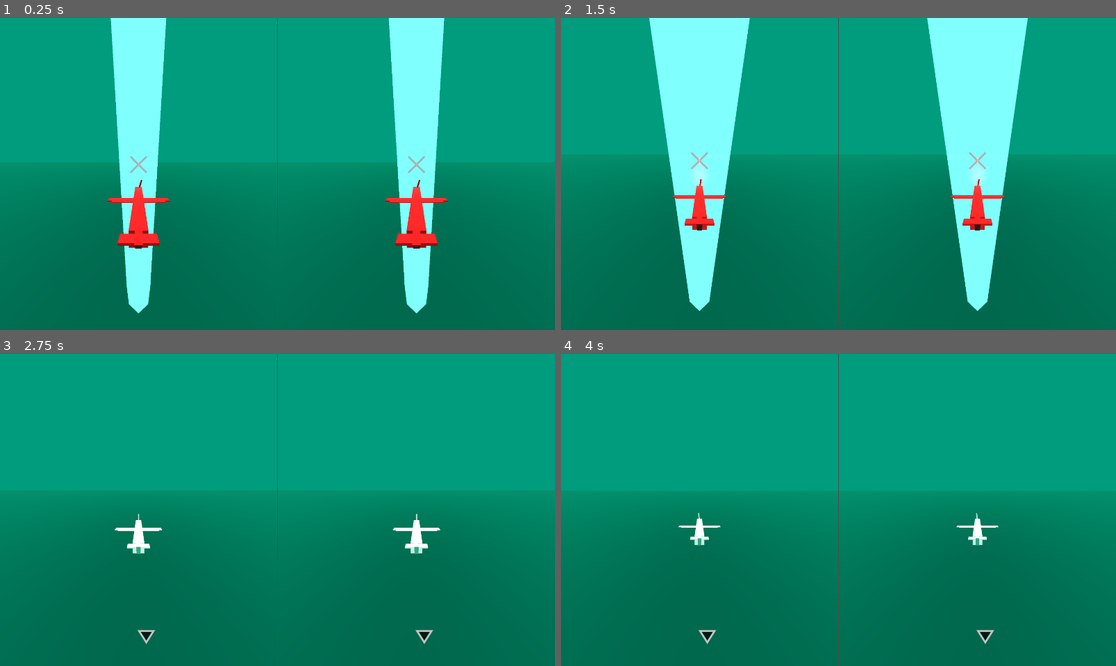
Above: before the commit, frames 1-4 (two rows, left to right).
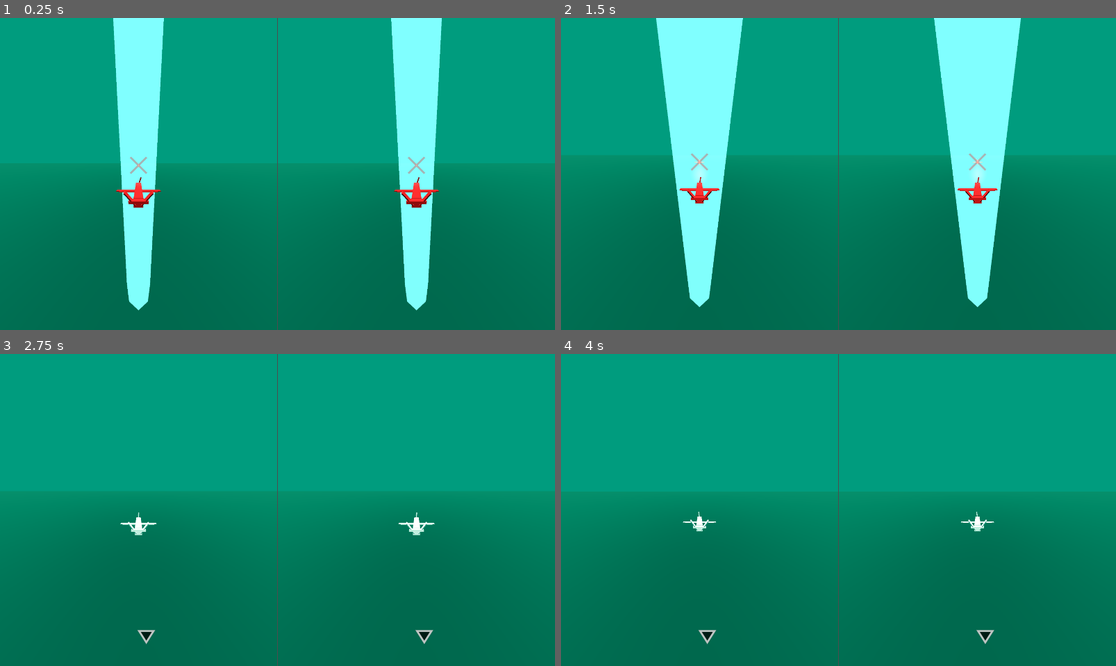
Above: after the commit, the same moments.

Repository: proximadams/Paper-Pilots
Game: Godot game, scene res://scenes/level.tscn
The game is run twice, just before and just after one commit, with the same random seed, the same clock (stepped at 60 frames per second) and the same inputs.
Inputs:
- Up to frame 1 (0.25 s): no input
- Up to frame 2 (1.5 s): no input
- Up to frame 3 (2.75 s): no input
- Up to frame 4 (4 s): no input

The runs differ from the first frame. In frame 1, 2.9% of the frame differs, in the area x 19-81%, y 0-95%; in frame 2, 3.8%, in the area x 15-85%, y 0-94%; in frame 3, 0.6%; in frame 4, 0.4%.

Commit message:
reshape player

Diff:
--- a/scenes/level.tscn
+++ b/scenes/level.tscn
@@ -56,7 +56,7 @@
 enemyPlayer = NodePath("../Player2")
 
 [node name="CameraFollow" type="Node3D" parent="Player1"]
-transform = Transform3D(1, 0, 0, 0, 1, 0, 0, 0, 1, 0, 3.5, -5)
+transform = Transform3D(1, 0, 0, 0, 1, 0, 0, 0, 1, 0, 3.5, -7.5)
 
 [node name="CameraLookAt" type="Node3D" parent="Player1"]
 transform = Transform3D(1, 0, 0, 0, 1, 0, 0, 0, 1, 0, 0, 20)
@@ -67,7 +67,7 @@
 playerID = 2
 
 [node name="CameraFollow" type="Node3D" parent="Player2"]
-transform = Transform3D(1, 0, 0, 0, 1, 0, 0, 0, 1, 0, 3.5, -5)
+transform = Transform3D(1, 0, 0, 0, 1, 0, 0, 0, 1, 0, 3.5, -7.5)
 
 [node name="CameraLookAt" type="Node3D" parent="Player2"]
 transform = Transform3D(1, 0, 0, 0, 1, 0, 0, 0, 1, 0, 0, 20)
@@ -92,7 +92,7 @@
 render_target_update_mode = 4
 
 [node name="Camera3D" type="Camera3D" parent="GridContainer/p1SubViewportContainer/SubViewport" node_paths=PackedStringArray("followTarget", "lookAtTarget", "player", "enemyOffscreen", "enemyOnscreen")]
-transform = Transform3D(1, 0, 0, 0, 0.886204, 0.463296, 0, -0.463296, 0.886204, 0, 3.5, 35)
+transform = Transform3D(1, 0, 0, 0, 0.886204, 0.463296, 0, -0.463296, 0.886204, 0, 3.5, 37.5)
 current = true
 fov = 135.0
 script = ExtResource("1_w7c3h")
@@ -118,7 +118,7 @@
 render_target_update_mode = 4
 
 [node name="Camera3D" type="Camera3D" parent="GridContainer/p2SubViewportContainer/SubViewport" node_paths=PackedStringArray("followTarget", "lookAtTarget", "player", "enemyOffscreen", "enemyOnscreen")]
-transform = Transform3D(-1, 4.05026e-08, -7.74744e-08, 0, 0.886204, 0.463296, 8.74228e-08, 0.463296, -0.886204, 0, 3.5, -35)
+transform = Transform3D(-1, 4.05026e-08, -7.74744e-08, 0, 0.886204, 0.463296, 8.74228e-08, 0.463296, -0.886204, 0, 3.5, -37.5)
 current = true
 fov = 135.0
 script = ExtResource("1_w7c3h")
--- a/scenes/player.tscn
+++ b/scenes/player.tscn
@@ -12,7 +12,7 @@
 height = 5.5
 
 [sub_resource type="BoxMesh" id="BoxMesh_u8vuu"]
-size = Vector3(0.9, 0.9, 6)
+size = Vector3(0.9, 0.9, 5.5)
 
 [sub_resource type="BoxMesh" id="BoxMesh_3vyb7"]
 size = Vector3(0, 0.9, 6)
@@ -30,10 +30,10 @@
 size = Vector3(3, 0.2, 0.01)
 
 [sub_resource type="BoxMesh" id="BoxMesh_tuyoq"]
-size = Vector3(0.3, 1.25, 0.5)
+size = Vector3(0.1, 2, 0.3)
 
 [sub_resource type="BoxMesh" id="BoxMesh_fjrip"]
-size = Vector3(1.6, 0.1, 0.35)
+size = Vector3(1.7, 0.2, 0.5)
 
 [sub_resource type="StandardMaterial3D" id="StandardMaterial3D_3vyb7"]
 blend_mode = 1
@@ -176,6 +176,7 @@
 [node name="MainBody" type="Node3D" parent="Rectangles"]
 
 [node name="MainBodyHorizontal" type="MeshInstance3D" parent="Rectangles/MainBody"]
+transform = Transform3D(1, 0, 0, 0, 1, 0, 0, 0, 1, 0, 0, 0.25)
 mesh = SubResource("BoxMesh_u8vuu")
 skeleton = NodePath("../../..")
 surface_material_override/0 = ExtResource("2_g2els")
@@ -235,13 +236,18 @@
 
 [node name="Tail" type="Node3D" parent="Rectangles"]
 
-[node name="Vertical" type="MeshInstance3D" parent="Rectangles/Tail"]
-transform = Transform3D(1, 0, 0, 0, 0.866025, 0.5, 0, -0.5, 0.866025, 0, 0.17, -3.1)
+[node name="Vertical1" type="MeshInstance3D" parent="Rectangles/Tail"]
+transform = Transform3D(0.913574, 0.406673, -1.49012e-08, -0.352189, 0.791178, 0.5, 0.203337, -0.456787, 0.866025, 0.677, 0.553, -2.85)
 mesh = SubResource("BoxMesh_tuyoq")
 skeleton = NodePath("../../..")
 
+[node name="Vertical2" type="MeshInstance3D" parent="Rectangles/Tail"]
+transform = Transform3D(0.913545, -0.406736, 0, 0.352244, 0.791153, 0.5, -0.203368, -0.456773, 0.866025, -0.677, 0.553, -2.85)
+mesh = SubResource("BoxMesh_tuyoq")
+skeleton = NodePath("../../..")
+
 [node name="Horizontal" type="MeshInstance3D" parent="Rectangles/Tail"]
-transform = Transform3D(1, 0, 0, 0, 1, 0, 0, 0, 1, 0, 0.4, -3.3)
+transform = Transform3D(1, 0, 0, 0, 1, 0, 0, 0, 1, 0, 0.3, -2.75)
 mesh = SubResource("BoxMesh_fjrip")
 skeleton = NodePath("../../..")
 
